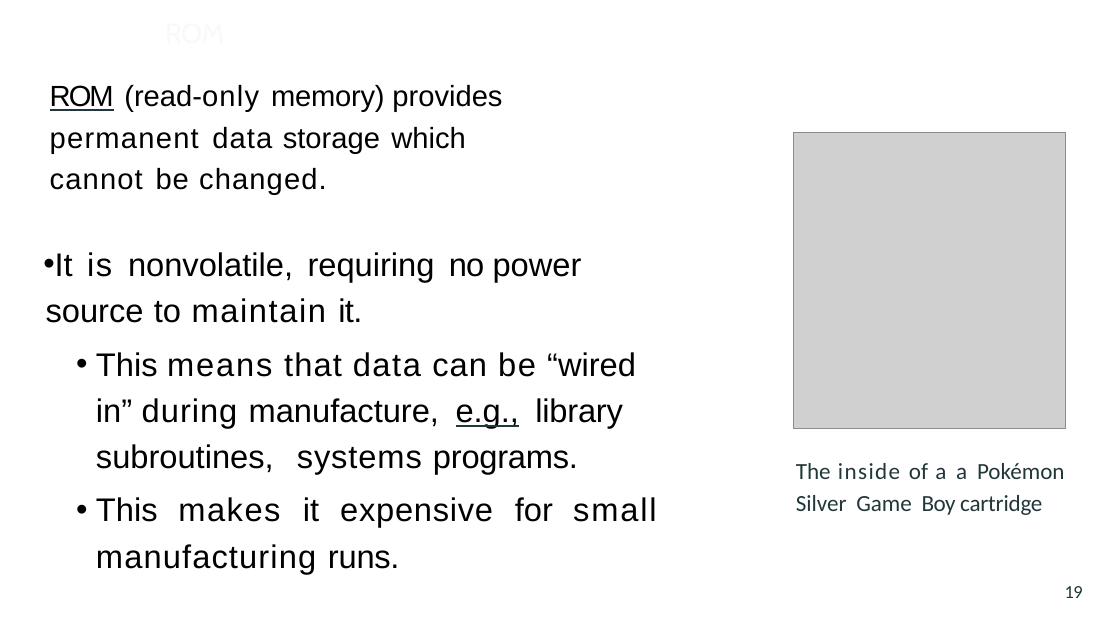
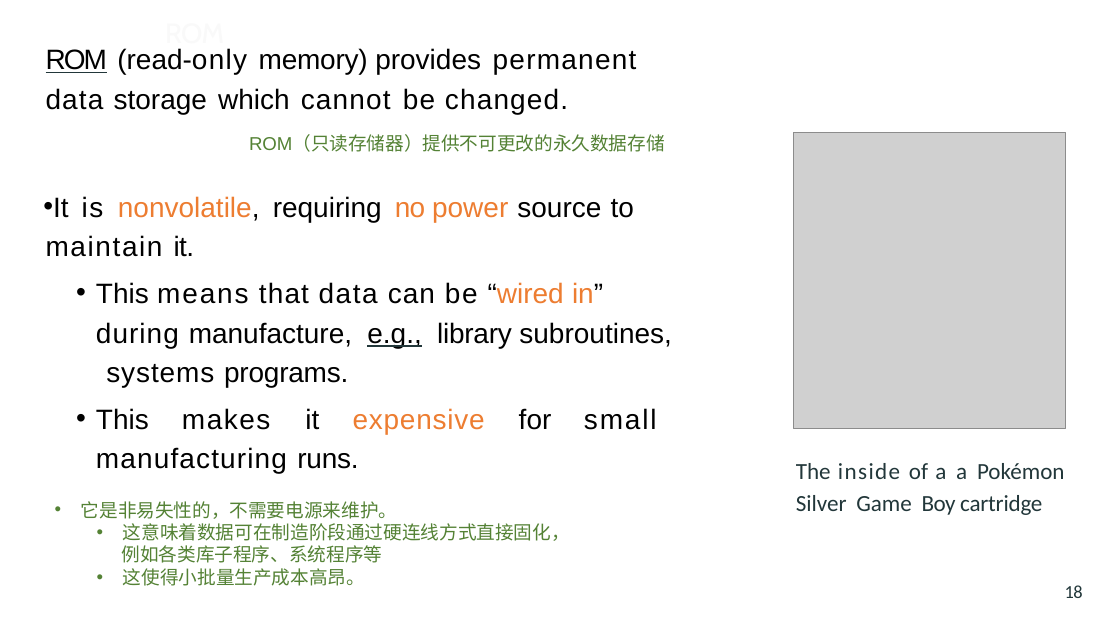
Before and after one commit to vcboy1/Leeds, a slide deck: slide 18 of 26fall/1860/Lecture/Week1.8/Lec 1.8.2 Memory.pptx (slide 19 before the commit). Drawn at 1120x630 pixels with LibreOffice and Linux fonts; fonts in the diff are those of the drawing; grey boxes stand for pictures. Boxes give left, top, right and bottom in pixels: in the first picture for what was removed or moved away, otherwise in the second. Text is boxed around its words. In the diff, an @@ line names an element or a change of style, - is before the commit and + after.

```diff
--- a/26fall/1860/Lecture/Week1.8/Lec 1.8.2 Memory.pptx
+++ b/26fall/1860/Lecture/Week1.8/Lec 1.8.2 Memory.pptx
@@ title at [46, 48, 665, 152]: text changed; size 25 to 24 pt @@
-ROM (read-only memory) provides permanent data storage which cannot be changed.
+ROM (read-only memory) provides permanent data storage which cannot be changed.
+ROM（只读存储器）提供不可更改的永久数据存储
@@ text added at [165, 48, 224, 50], 23.8 pt, text #F9F9F9 @@
+ROM
@@ text "It is nonvolatile, requiring no ...": place and size @@
-text "It is nonvolatile, requiring no ..." at [43, 252, 656, 574]
+text "It is nonvolatile, requiring no ..." at [43, 196, 671, 434]
@@ text "It is nonvolatile, requiring no ..." at [43, 196, 671, 434]: size 28 to 24 pt; text colour #000000 to #ED7D31 in "nonvolatile, no power", "“wired in”", "expensive" @@
@@ text added at [81, 501, 570, 586], 16 pt, text #548235 @@
+• 它是非易失性的，不需要电源来维护。
+  • 这意味着数据可在制造阶段通过硬连线方式直接固化，
+  例如各类库子程序、系统程序等
+  • 这使得小批量生产成本高昂。
@@ page number at [1065, 585, 1083, 598]: text changed @@
-19
+18
```
Also in this commit, not shown: 18 other slides changed, 3 slides removed, 16 other files.
